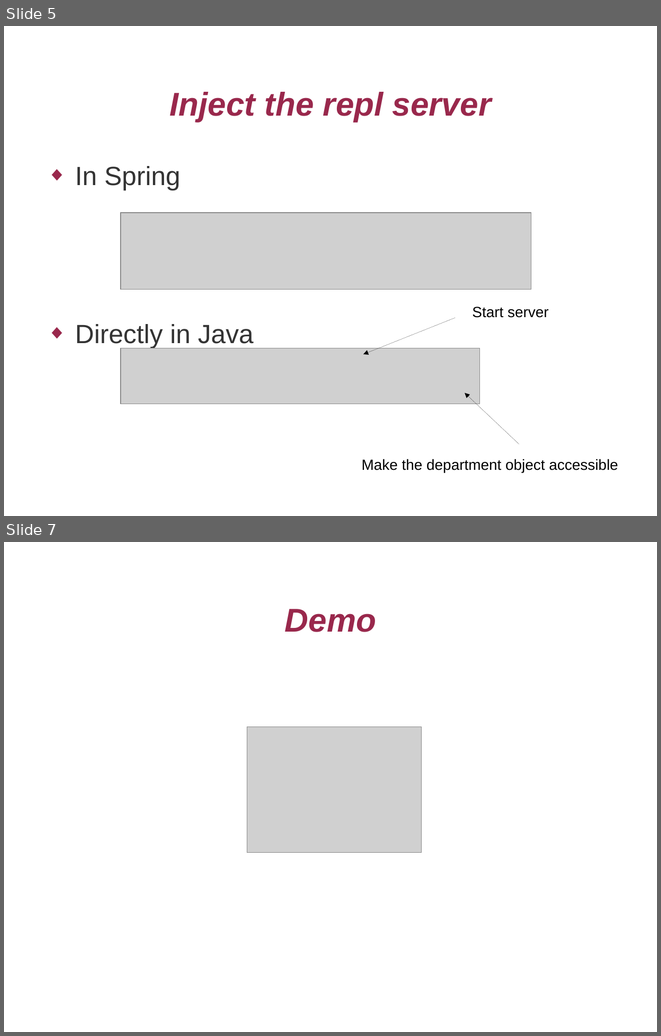
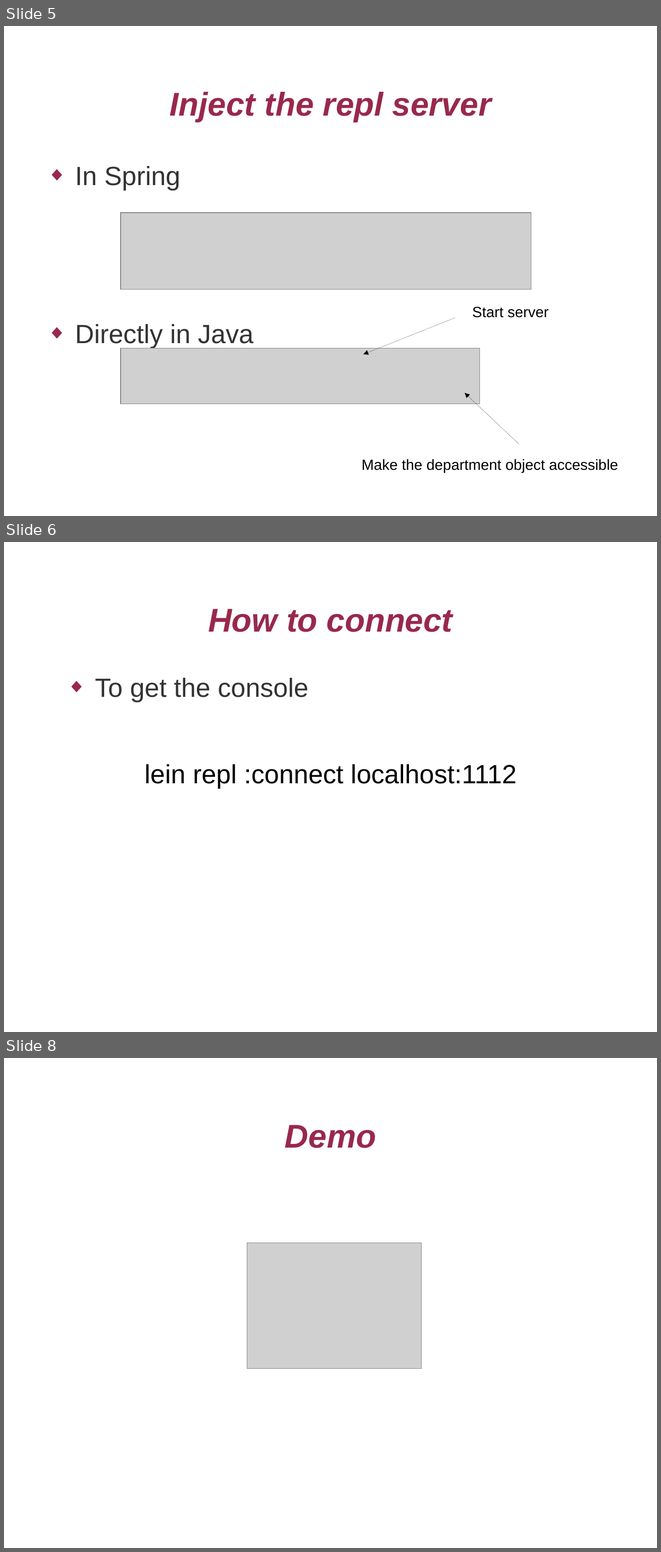
Before and after one commit to matlux/jvm-breakglass, a slide deck: presentation/skillsmatter_nreplboot_pres.odp. Shown one above the other, each under a label of ours: slides 5 and 7 before the commit, slides 5, 6 and 8 after it; the slides between them are not shown. The pictures are 661x1036 and 661x1552 pixels, drawn with LibreOffice and Linux fonts; fonts in the diff are those of the drawing; grey boxes stand for pictures. Boxes give left, top, right and bottom in pixels: in the first picture for what was removed or moved away, otherwise in the second. Text is boxed around its words. In the diff, an @@ line names an element or a change of style, - is before the commit and + after.

```diff
--- a/presentation/skillsmatter_nreplboot_pres.odp
+++ b/presentation/skillsmatter_nreplboot_pres.odp
@@ slide 6 added at [4,542,657,1032], background #FFFFFF @@
@@ title added at [208,609,453,632], 40 pt, text #99284C, bold, italic @@
+How to connect
@@ text added at [95,678,308,702], 32 pt, text #333333 @@
+◆ To get the console
@@ text added at [144,764,517,788], 32 pt, text #000000 @@
+lein repl :connect localhost:1112
@@ what was slide 7 is now slide 8 @@
```
Also in this commit, not shown: 9 other files.
